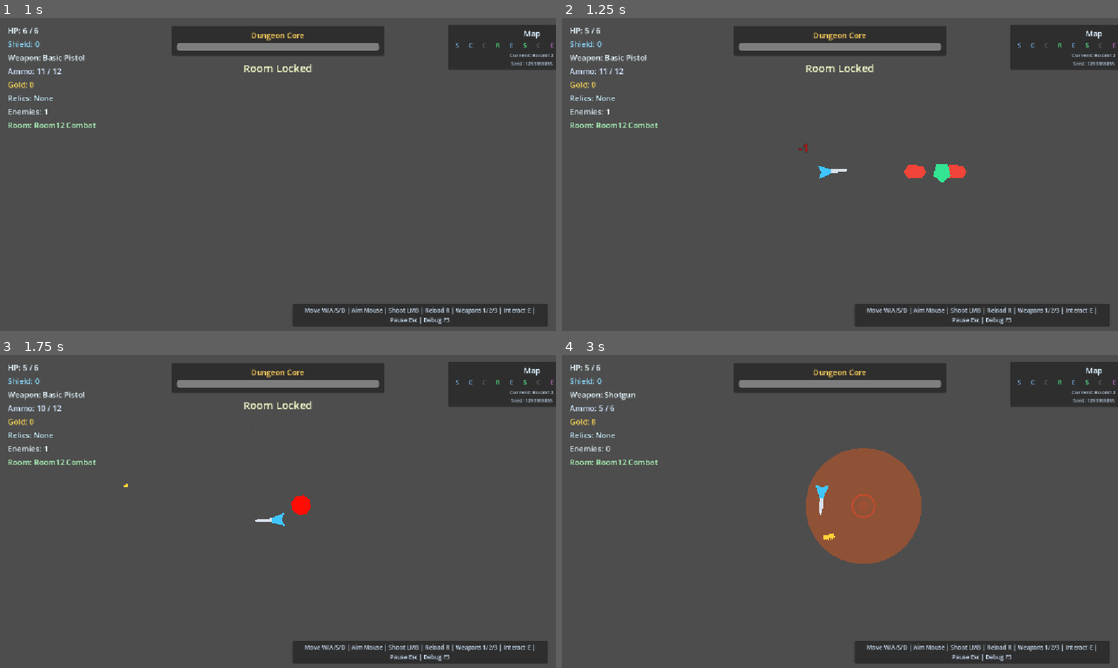
Above: before the commit, frames 1-4 (two rows, left to right).
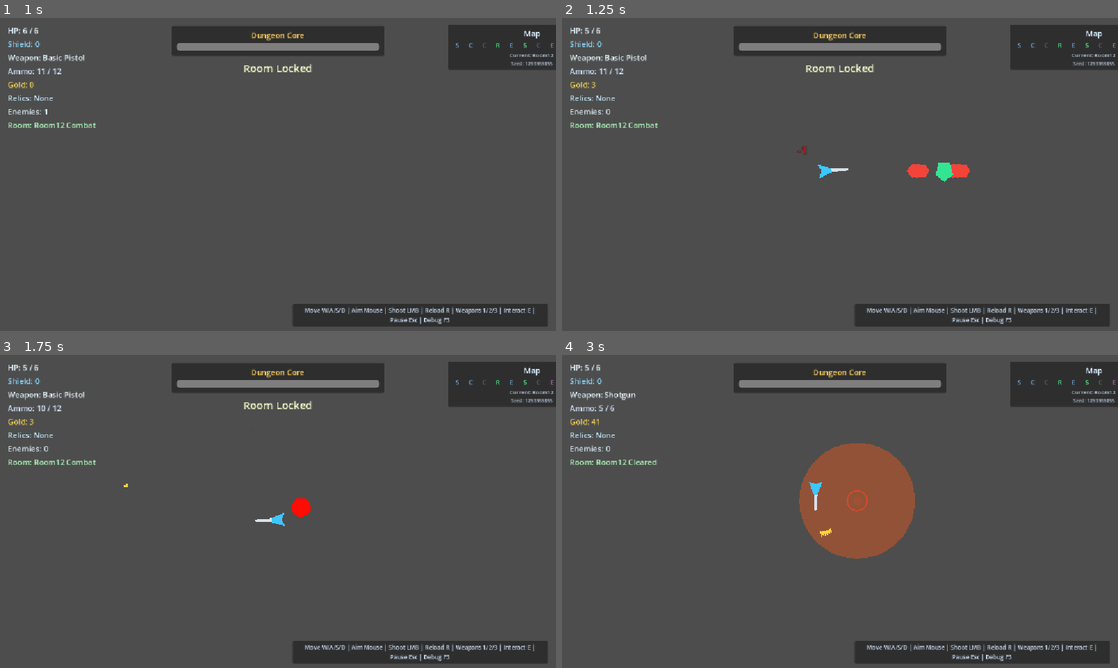
Above: after the commit, the same moments.

Repository: mrmi9/Dungeon-Unleashed
Game: Godot game, scene res://scenes/debug/EnemyVarietySmokeTest.tscn
The game is run twice, just before and just after one commit, with the same random seed, the same clock (stepped at 60 frames per second) and the same inputs. This scene is started directly instead of the project's main scene.
Inputs (mouse positions are in pixels of both pictures, inside the frame that each line leads up to):
- Up to frame 1 (1 s): tap Enter at 0.5 s; move the mouse to (400, 158) at 0.52 s; hold D (move_right) from 0.53 s (still down); hold E (interact) from 0.53 s (still down); click (400, 158) at 0.67 s
- Up to frame 2 (1.25 s): keep holding D (move_right); keep holding E (interact)
- Up to frame 3 (1.75 s): move the mouse to (166, 527) at 1.27 s; release D (move_right) at 1.28 s; release E (interact) at 1.28 s; hold S (move_down) from 1.28 s (still down); click (166, 527) at 1.35 s
- Up to frame 4 (3 s): move the mouse to (895, 442) at 2.02 s; release S (move_down) at 2.03 s; hold D (move_right) 2.03-2.78 s; tap 1 (weapon_slot_1) at 2.1 s; tap Space at 2.75 s; move the mouse to (812, 574) at 2.77 s; hold W (move_up) from 2.78 s (still down); tap 2 (weapon_slot_2) at 2.85 s; click (812, 574) at 2.92 s

Frame 1 is identical in both runs. In frame 2, 0.2% of the frame differs, in the area x 5-74%, y 20-53%; in frame 3, less than 0.1%; in frame 4, 1.5%, in the area x 5-65%, y 20-67%.

Commit message:
Fix enemy push and shield damage

Diff:
--- a/dungeon-unleashed/scripts/debug/EnemyVarietySmokeTest.gd
+++ b/dungeon-unleashed/scripts/debug/EnemyVarietySmokeTest.gd
@@ -184,10 +184,19 @@
 	shield.rotation = 0.0
 	var starting_health = shield.current_health
 	shield.call("apply_damage", 2, null, Vector2.LEFT, 0.0)
-	_expect(shield.current_health == starting_health, "Shielded enemy should block frontal low damage")
+	_expect(shield.current_health == starting_health - 1, "Shielded enemy should reduce frontal low damage without blocking it completely")
 	shield.call("apply_damage", 2, null, Vector2.RIGHT, 0.0)
-	_expect(shield.current_health < starting_health, "Shielded enemy should take damage from behind")
-	shield.queue_free()
+	_expect(shield.current_health == starting_health - 3, "Shielded enemy should take full damage from behind")
+	for index in range(8):
+		if not is_instance_valid(shield) or shield.is_queued_for_deletion():
+			break
+		if shield.has_method("is_dead") and bool(shield.call("is_dead")):
+			break
+		shield.call("apply_damage", 1, null, Vector2.LEFT, 0.0)
+	await get_tree().process_frame
+	_expect(not is_instance_valid(shield) or shield.is_queued_for_deletion() or bool(shield.call("is_dead")), "Shielded enemy should be killable from the front with low-damage weapons")
+	if is_instance_valid(shield) and not shield.is_queued_for_deletion():
+		shield.queue_free()
 
 
 func _verify_summoner_behavior(player: Player) -> void:
--- a/dungeon-unleashed/scripts/debug/RoomFlowSmokeTest.gd
+++ b/dungeon-unleashed/scripts/debug/RoomFlowSmokeTest.gd
@@ -70,9 +70,19 @@
 	for wave_index in range(wave_counts.size()):
 		_expect(_enemy_count() == wave_counts[wave_index], "%s wave %d enemy count should match config" % [room.get_path(), wave_index + 1])
 		_expect(_nearest_enemy_distance_to(player.global_position) >= MIN_SAFE_ENEMY_SPAWN_DISTANCE, "%s wave %d enemies should spawn away from the player" % [room.get_path(), wave_index + 1])
+		var verify_stationary_reload := str(room.get("room_type")) == "start" and wave_index == 0
+		var player_position_before_reload: Vector2 = player.global_position
+		var reload_wait_time: float = float(room.time_between_waves) + 0.2
+		if verify_stationary_reload:
+			player.weapon.set("_current_ammo", 0)
+			player.weapon.start_reload()
+			if player.weapon.weapon_data != null:
+				reload_wait_time = maxf(reload_wait_time, player.weapon.weapon_data.reload_duration + 0.1)
 		_kill_all_enemies()
-		await get_tree().create_timer(room.time_between_waves + 0.2).timeout
+		await get_tree().create_timer(reload_wait_time).timeout
 		await get_tree().physics_frame
+		if verify_stationary_reload:
+			_expect(player.global_position.distance_to(player_position_before_reload) <= 8.0, "Start room stationary reload should not force player position from %s to %s" % [player_position_before_reload, player.global_position])
 
 		if wave_index < wave_counts.size() - 1:
 			_expect(room.state == ROOM_STATE_COMBAT, "%s should stay in COMBAT between waves" % room.get_path())
--- a/dungeon-unleashed/scripts/enemies/BossEnemy.gd
+++ b/dungeon-unleashed/scripts/enemies/BossEnemy.gd
@@ -3,6 +3,7 @@
 
 const DEATH_BURST_SCENE := preload("res://scenes/effects/DeathBurst.tscn")
 const DANGER_WARNING_SCENE := preload("res://scenes/effects/DangerWarning.tscn")
+const PLAYER_BODY_COLLISION_BIT := 1
 
 @export var display_name: String = "Dungeon Core"
 @export var max_health: int = 48
@@ -43,6 +44,7 @@
 func _ready() -> void:
 	add_to_group("enemies")
 	add_to_group("bosses")
+	collision_mask = collision_mask & ~PLAYER_BODY_COLLISION_BIT
 	current_health = max_health
 	_spawn_contact_grace_timer = maxf(spawn_contact_grace_duration, 0.0)
 	_find_target()
--- a/dungeon-unleashed/scripts/enemies/Enemy.gd
+++ b/dungeon-unleashed/scripts/enemies/Enemy.gd
@@ -5,6 +5,7 @@
 
 const DEATH_BURST_SCENE := preload("res://scenes/effects/DeathBurst.tscn")
 const DANGER_WARNING_SCENE := preload("res://scenes/effects/DangerWarning.tscn")
+const PLAYER_BODY_COLLISION_BIT := 1
 
 enum BehaviorType {
 	CHASER,
@@ -64,6 +65,7 @@
 func _ready() -> void:
 	add_to_group("enemies")
 	add_to_group("enemy_%s" % display_name.to_snake_case())
+	collision_mask = collision_mask & ~PLAYER_BODY_COLLISION_BIT
 	current_health = max_health
 	_attack_timer = randf_range(0.25, attack_cooldown)
 	_spawn_contact_grace_timer = maxf(spawn_contact_grace_duration, 0.0)
@@ -367,7 +369,7 @@
 	var incoming_dot := knockback_direction.normalized().dot(forward)
 	var front_threshold := -cos(deg_to_rad(shield_front_arc_degrees * 0.5))
 	if incoming_dot <= front_threshold:
-		return floori(float(amount) * shield_front_damage_multiplier)
+		return maxi(ceili(float(amount) * shield_front_damage_multiplier), 1)
 
 	return amount
 
Not shown, changed: DEVELOPMENT_LOG.md
